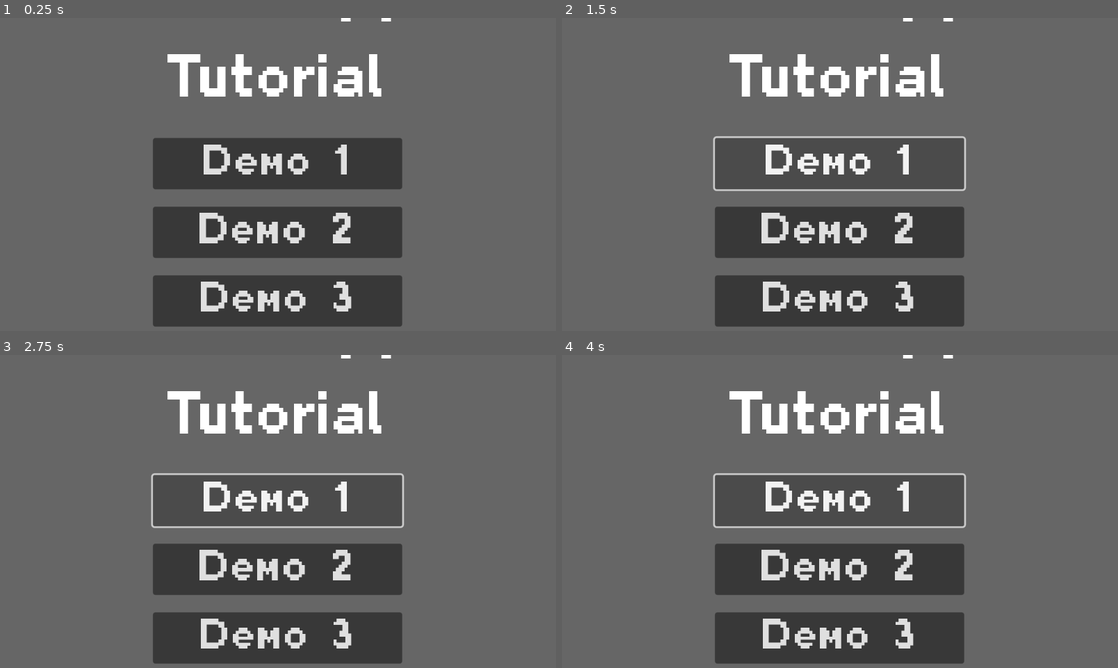
Above: before the commit, frames 1-4 (two rows, left to right).
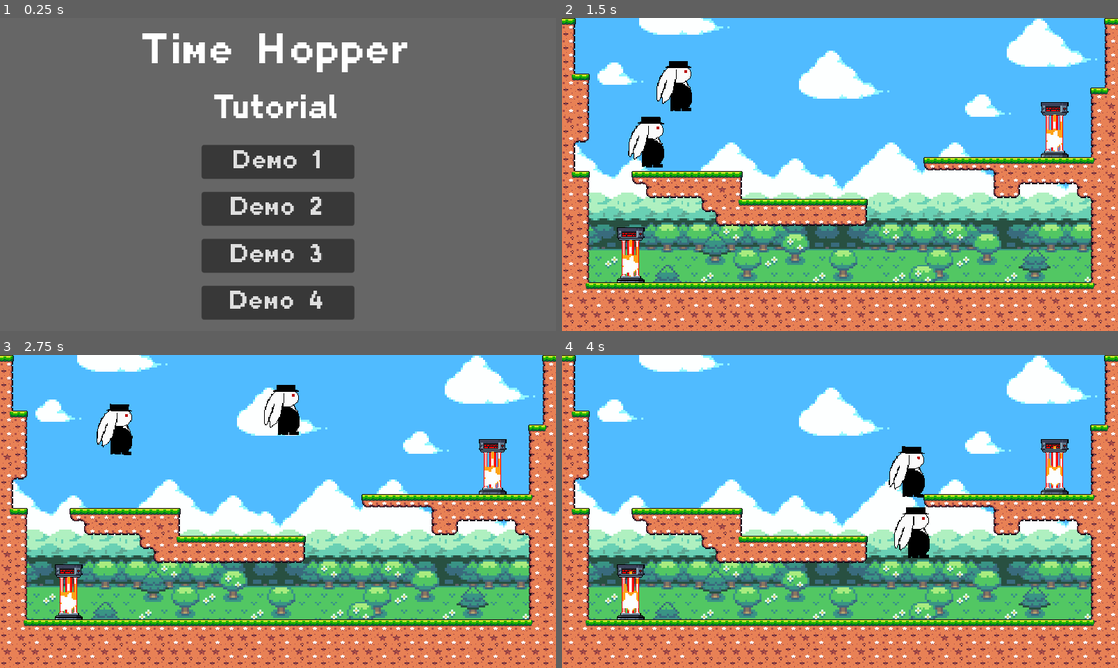
Above: after the commit, the same moments.

Repository: yddolem/CazuelaGaming
Game: Godot game, scene res://scenes/GUI/TutorialScreen.tscn
Two runs of this game, one before a commit and one after it. Both use one fixed random seed, a clock stepped at 60 frames per second and the inputs below.
Inputs:
- Up to frame 1 (0.25 s): no input
- Up to frame 2 (1.5 s): click "Demo 1" at 0.5 s; tap Enter (ui_accept) at 1.25 s; hold Right (ui_right) from 1.28 s (still down); tap C at 1.35 s
- Up to frame 3 (2.75 s): keep holding Right (ui_right); tap Enter (ui_accept) at 1.52, 2.27 s; tap C at 2.1 s
- Up to frame 4 (4 s): release Right (ui_right) at 2.78 s; hold Left (ui_left) 2.78-3.53 s; tap C at 2.85, 3.6 s; hold Right (ui_right) from 3.53 s (still down); tap Enter (ui_accept) at 3.77 s

The runs differ from the first frame. In frame 1, 22% of the frame differs, in the area x 25-74%, y 0-99%; in frame 2, 99%; in frame 3, 99%, in the area x 0-100%, y 0-100%; in frame 4, 99%.

Commit message:
Update TutorialScreen.tscn

Diff:
--- a/cazuela gaming/scenes/GUI/TutorialScreen.tscn
+++ b/cazuela gaming/scenes/GUI/TutorialScreen.tscn
@@ -1,26 +1,25 @@
-[gd_scene load_steps=4 format=3 uid="uid://cgfjbhgymopsm"]
+[gd_scene load_steps=5 format=3 uid="uid://cgfjbhgymopsm"]
 
 [ext_resource type="FontFile" uid="uid://cwrx7d6butryr" path="res://fonts/Planes_ValMore.ttf" id="1_3ddwm"]
+[ext_resource type="PackedScene" uid="uid://djmrxxjfogdvb" path="res://scenes/levels/level_1_1.tscn" id="1_kkydg"]
 
 [sub_resource type="GDScript" id="GDScript_3q4oi"]
 script/source = "extends CanvasLayer
 
+@export var level_list: Array[PackedScene]
 
 
 func _on_demo_1_pressed():
-	get_tree().change_scene_to_file(\"res://prueba.tscn\")
-
+	get_tree().change_scene_to_packed(level_list[0])
 
 func _on_demo_2_pressed():
-	get_tree().change_scene_to_file(\"res://escena_salto.tscn\")
-
+	get_tree().change_scene_to_packed(level_list[1])
 
 func _on_demo_3_pressed():
-	pass # Replace with function body.
-
+	get_tree().change_scene_to_packed(level_list[2])
 
 func _on_demo_4_pressed():
-	pass # Replace with function body.
+	get_tree().change_scene_to_packed(level_list[3])
 "
 
 [sub_resource type="StyleBoxFlat" id="StyleBoxFlat_wslho"]
@@ -28,6 +27,7 @@
 
 [node name="TutorialScreen" type="CanvasLayer"]
 script = SubResource("GDScript_3q4oi")
+level_list = Array[PackedScene]([ExtResource("1_kkydg"), null, null, null])
 
 [node name="PanelContainer" type="PanelContainer" parent="."]
 anchors_preset = 15
@@ -35,6 +35,8 @@
 anchor_bottom = 1.0
 grow_horizontal = 2
 grow_vertical = 2
+size_flags_horizontal = 4
+size_flags_vertical = 4
 theme_override_styles/panel = SubResource("StyleBoxFlat_wslho")
 
 [node name="MarginContainer" type="MarginContainer" parent="PanelContainer"]
@@ -46,19 +48,19 @@
 
 [node name="VBoxContainer" type="VBoxContainer" parent="PanelContainer/MarginContainer"]
 layout_mode = 2
-theme_override_constants/separation = 30
+theme_override_constants/separation = 20
 
 [node name="Title" type="Label" parent="PanelContainer/MarginContainer/VBoxContainer"]
 layout_mode = 2
 theme_override_fonts/font = ExtResource("1_3ddwm")
-theme_override_font_sizes/font_size = 80
+theme_override_font_sizes/font_size = 50
 text = "Time Hopper"
 horizontal_alignment = 1
 
 [node name="Subtitle" type="Label" parent="PanelContainer/MarginContainer/VBoxContainer"]
 layout_mode = 2
 theme_override_fonts/font = ExtResource("1_3ddwm")
-theme_override_font_sizes/font_size = 70
+theme_override_font_sizes/font_size = 40
 text = "Tutorial"
 horizontal_alignment = 1
 
@@ -67,30 +69,30 @@
 
 [node name="ButtonsRow" type="VBoxContainer" parent="PanelContainer/MarginContainer/VBoxContainer/CenterContainer"]
 layout_mode = 2
-theme_override_constants/separation = 20
+theme_override_constants/separation = 15
 
 [node name="Demo1" type="Button" parent="PanelContainer/MarginContainer/VBoxContainer/CenterContainer/ButtonsRow"]
 layout_mode = 2
 theme_override_fonts/font = ExtResource("1_3ddwm")
-theme_override_font_sizes/font_size = 50
+theme_override_font_sizes/font_size = 30
 text = "  Demo 1  "
 
 [node name="Demo2" type="Button" parent="PanelContainer/MarginContainer/VBoxContainer/CenterContainer/ButtonsRow"]
 layout_mode = 2
 theme_override_fonts/font = ExtResource("1_3ddwm")
-theme_override_font_sizes/font_size = 50
+theme_override_font_sizes/font_size = 30
 text = "Demo 2"
 
 [node name="Demo3" type="Button" parent="PanelContainer/MarginContainer/VBoxContainer/CenterContainer/ButtonsRow"]
 layout_mode = 2
 theme_override_fonts/font = ExtResource("1_3ddwm")
-theme_override_font_sizes/font_size = 50
+theme_override_font_sizes/font_size = 30
 text = "Demo 3"
 
 [node name="Demo4" type="Button" parent="PanelContainer/MarginContainer/VBoxContainer/CenterContainer/ButtonsRow"]
 layout_mode = 2
 theme_override_fonts/font = ExtResource("1_3ddwm")
-theme_override_font_sizes/font_size = 50
+theme_override_font_sizes/font_size = 30
 text = "Demo 4"
 
 [connection signal="pressed" from="PanelContainer/MarginContainer/VBoxContainer/CenterContainer/ButtonsRow/Demo1" to="." method="_on_demo_1_pressed"]
